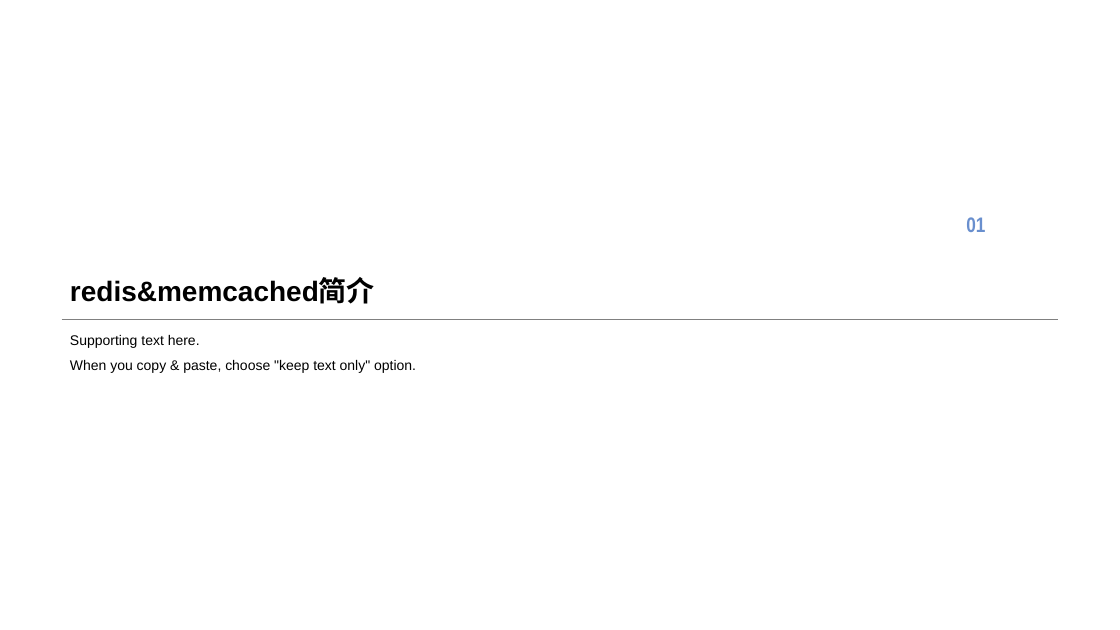
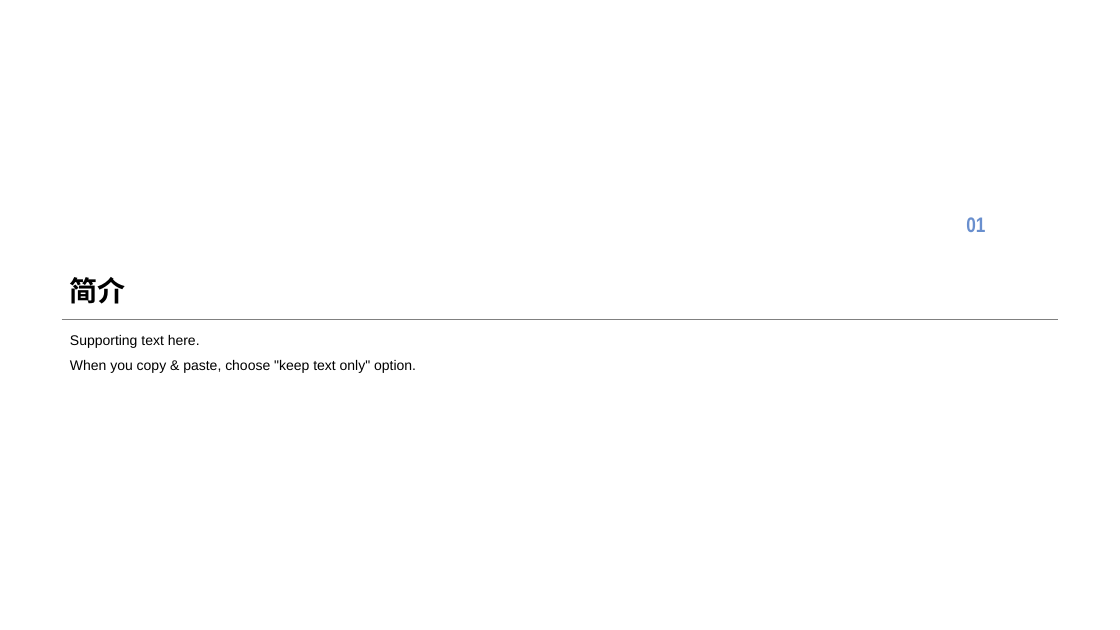
Before and after one commit to SoaringPhoenix/a-few-files, a slide deck: slide 3 of redis&memcached.pptx. Drawn at 1120x630 pixels with LibreOffice and Linux fonts; fonts in the diff are those of the drawing; background and template pictures are left out. Boxes give left, top, right and bottom in pixels: in the first picture for what was removed or moved away, otherwise in the second. Text is boxed around its words. In the diff, an @@ line names an element or a change of style, - is before the commit and + after.

```diff
--- a/redis&memcached.pptx
+++ b/redis&memcached.pptx
@@ title at (x1=70, y1=277, x2=126, y2=304): text changed @@
-redis&memcached简介
+简介
```
Also in this commit, not shown: 5 other slides changed, 2 slides added.
